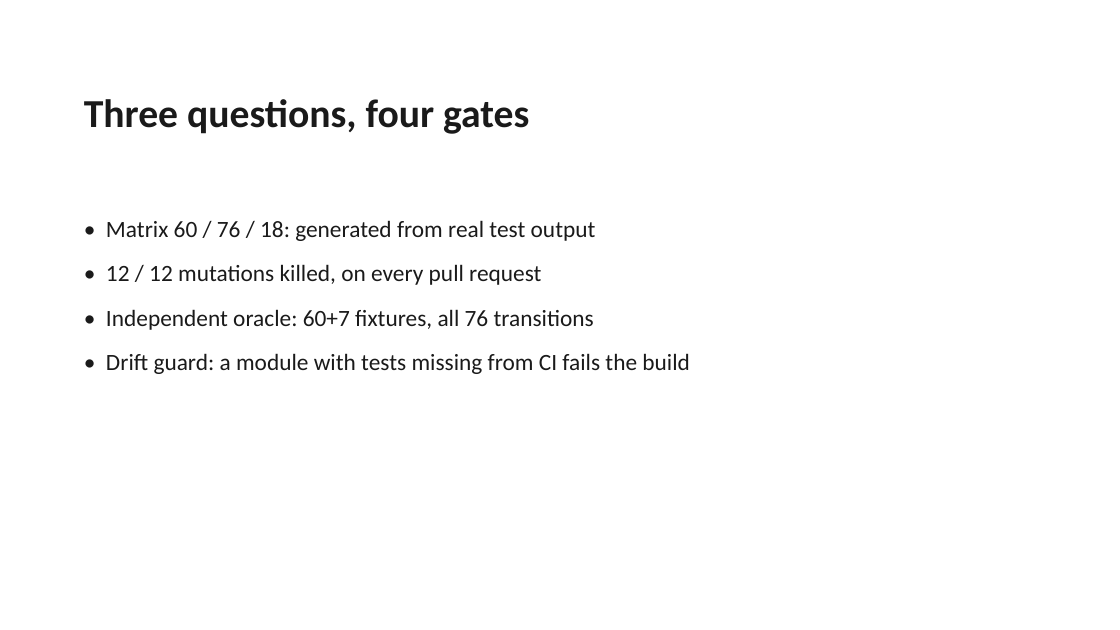
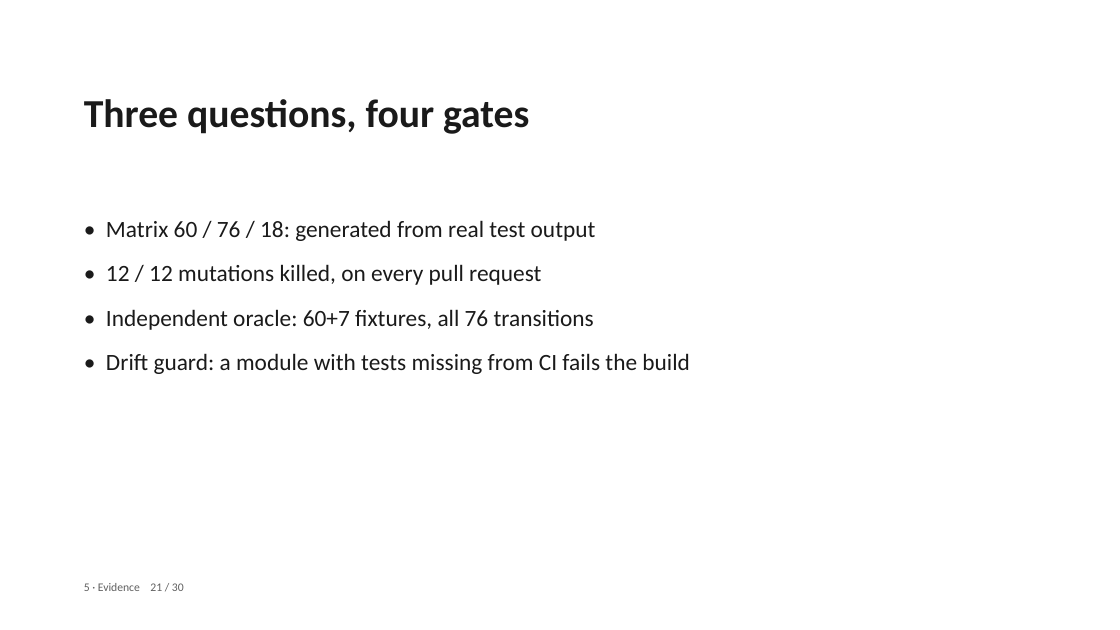
Before and after one commit to pc-buildmate/pcbuildmate, a slide deck: slide 21 of materials/source/Defense_Deck.pptx. Drawn at 1120x630 pixels with LibreOffice and Linux fonts; fonts in the diff are those of the drawing. Boxes give left, top, right and bottom in pixels: in the first picture for what was removed or moved away, otherwise in the second. Text is boxed around its words. In the diff, an @@ line names an element or a change of style, - is before the commit and + after.

```diff
--- a/materials/source/Defense_Deck.pptx
+++ b/materials/source/Defense_Deck.pptx
@@ text added at (x1=84, y1=583, x2=184, y2=591), 10 pt, text #606060 @@
+5 · Evidence 21 / 30
```
Also in this commit, not shown: 28 other slides changed.
